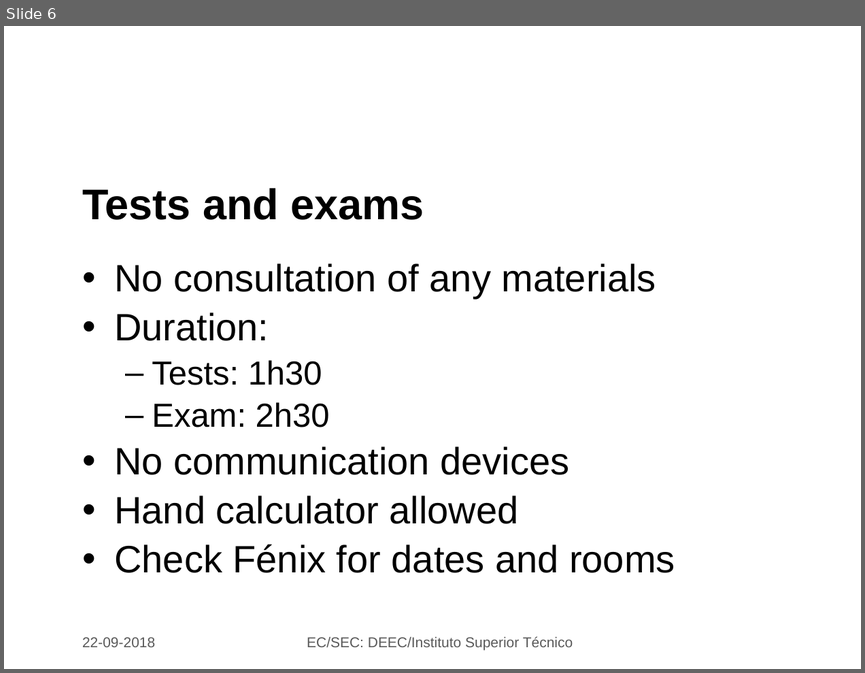
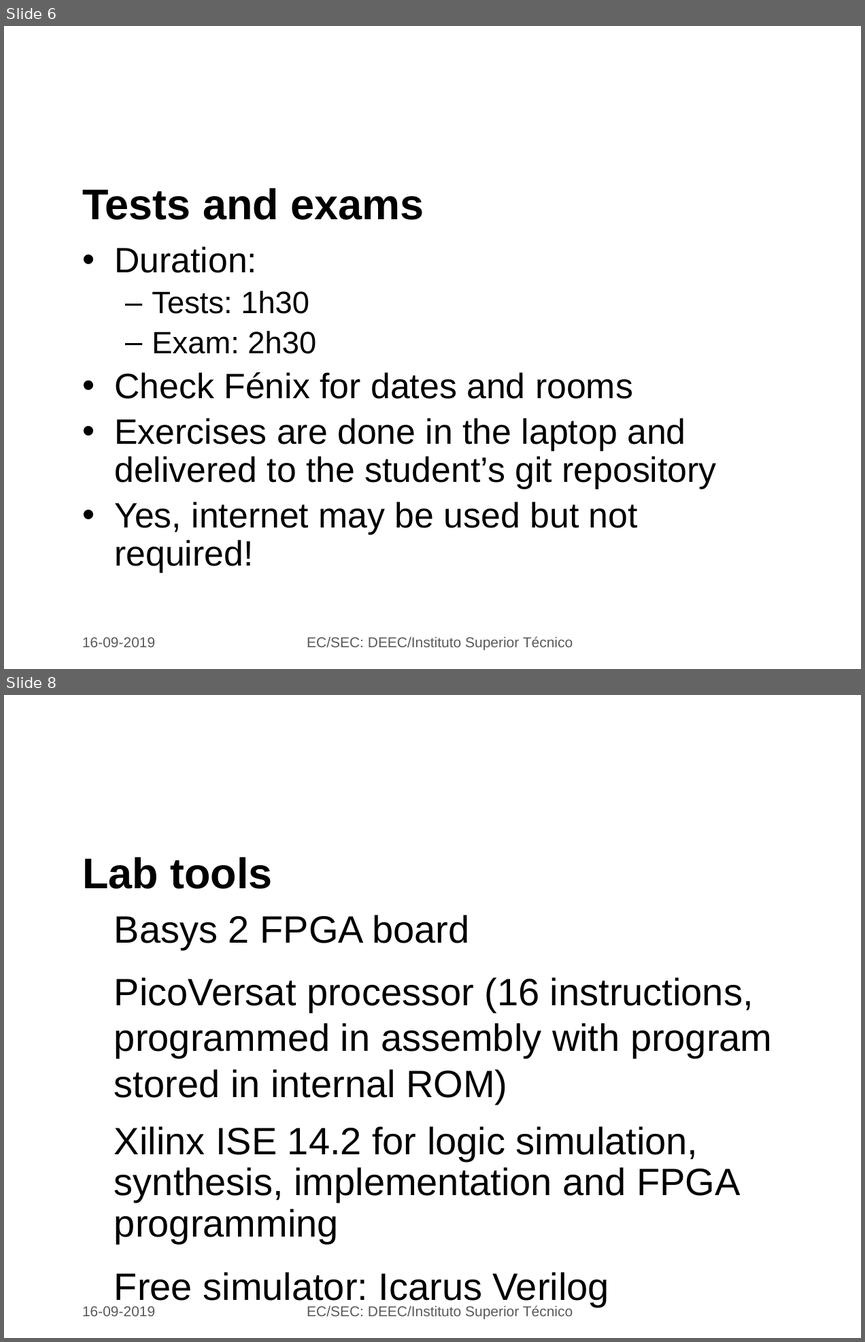
Before and after one commit to jjts/ist-sec, a slide deck: lectures/l1_intro/l1.odp. Shown one above the other, each under a label of ours: slide 6 before the commit, slides 6 and 8 after it; the slides between them are not shown. The pictures are 865x673 and 865x1342 pixels, drawn with LibreOffice and Linux fonts; fonts in the diff are those of the drawing; background and template pictures are left out. Boxes give left, top, right and bottom in pixels: in the first picture for what was removed or moved away, otherwise in the second. Text is boxed around its words. In the diff, an @@ line names an element or a change of style, - is before the commit and + after.

```diff
--- a/lectures/l1_intro/l1.odp
+++ b/lectures/l1_intro/l1.odp
@@ slide 8 added at (4,695,861,1338), background picture (left out) @@
@@ title added at (82,857,272,889), 36 pt, text #000000, bold @@
+Lab tools
@@ text added at (114,915,772,1307), 32 pt, text #000000 @@
+● Basys 2 FPGA board
+● PicoVersat processor (16 instructions, programmed in assembly with program stored in internal ROM)
+● Xilinx ISE 14.2 for logic simulation, synthesis, implementation and FPGA programming
+● Free simulator: Icarus Verilog
@@ text added at (82,1306,155,1316), 12 pt, text #595959 @@
+16-09-2019
@@ text added at (307,1305,572,1319), 12 pt, text #595959 @@
+EC/SEC: DEEC/Instituto Superior Técnico
@@ slide 6 changed as well @@
@@ text "Duration:": place and size @@
-text "Duration:" at (114,263,675,573)
+text "Duration:" at (114,246,716,573)
@@ text at (114,246,633,399): size 32 to 29.6 pt in "Duration:", "Check Fénix for dates and rooms"; size 28 to 25.9 pt in "Tests: 1h30", "Exam: 2h30" @@
@@ text at (114,263,656,299): paragraph removed @@
-• No consultation of any materials
@@ text at (114,418,716,573): paragraphs added @@
+• Exercises are done in the laptop and delivered to the student’s git repository
+• Yes, internet may be used but not required!
@@ text at (114,446,569,524): paragraphs removed @@
-• No communication devices
-• Hand calculator allowed
@@ text at (82,637,155,647): text changed @@
-22-09-2018
+16-09-2019
```
Also in this commit, not shown: 9 other slides changed, 1 other slide added, 1 slide removed, 2 other files.
